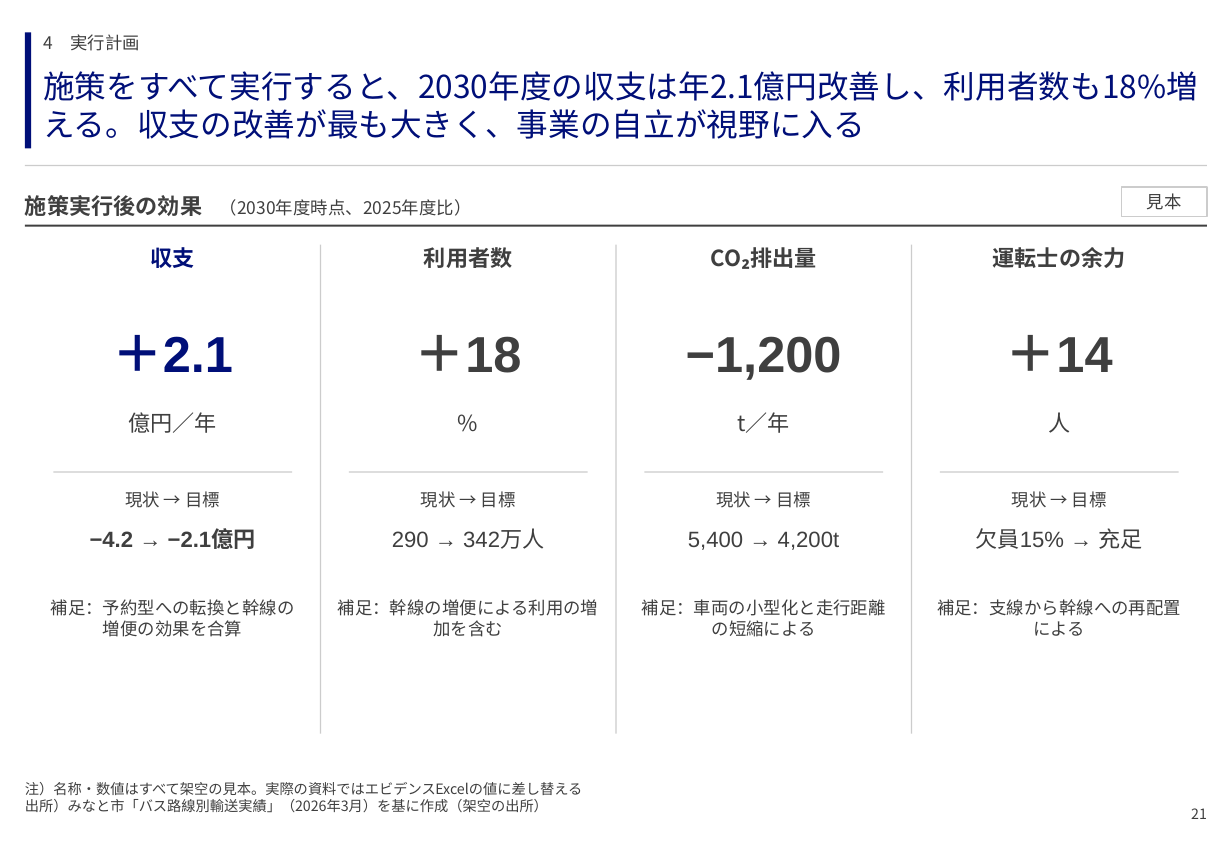
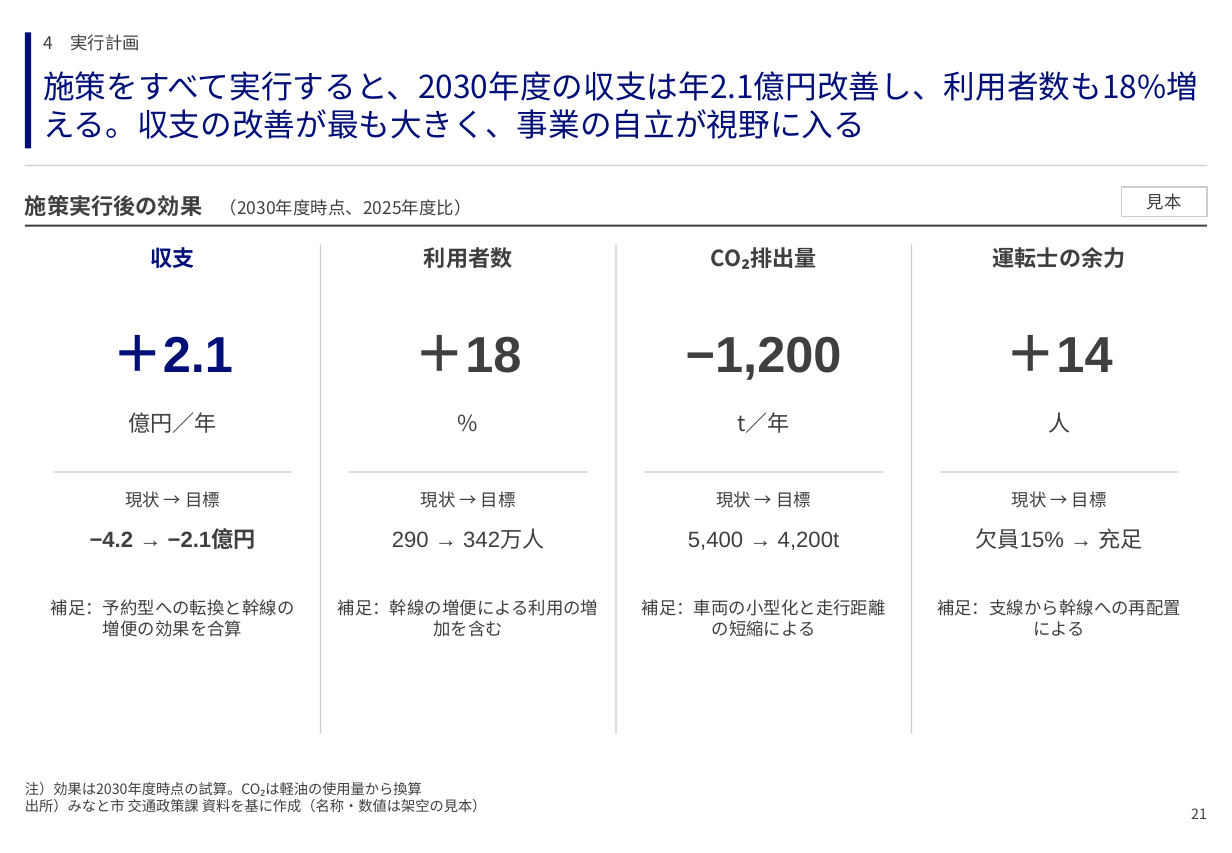
Before and after one commit to GontaHH/slide_builder, a slide deck: slide 21 of patterns/pattern-deck.pptx. Drawn at 1232x853 pixels with LibreOffice and Linux fonts; fonts in the diff are those of the drawing. Boxes give left, top, right and bottom in pixels: in the first picture for what was removed or moved away, otherwise in the second. Text is boxed around its words. In the diff, an @@ line names an element or a change of style, - is before the commit and + after.

```diff
--- a/patterns/pattern-deck.pptx
+++ b/patterns/pattern-deck.pptx
@@ text at (25, 782, 487, 812): text changed @@
-注）名称・数値はすべて架空の見本。実際の資料ではエビデンスExcelの値に差し替える
-出所）みなと市「バス路線別輸送実績」（2026年3月）を基に作成（架空の出所）
+注）効果は2030年度時点の試算。CO₂は軽油の使用量から換算
+出所）みなと市 交通政策課 資料を基に作成（名称・数値は架空の見本）
```
Also in this commit, not shown: 78 other slides changed, 2 other files.
